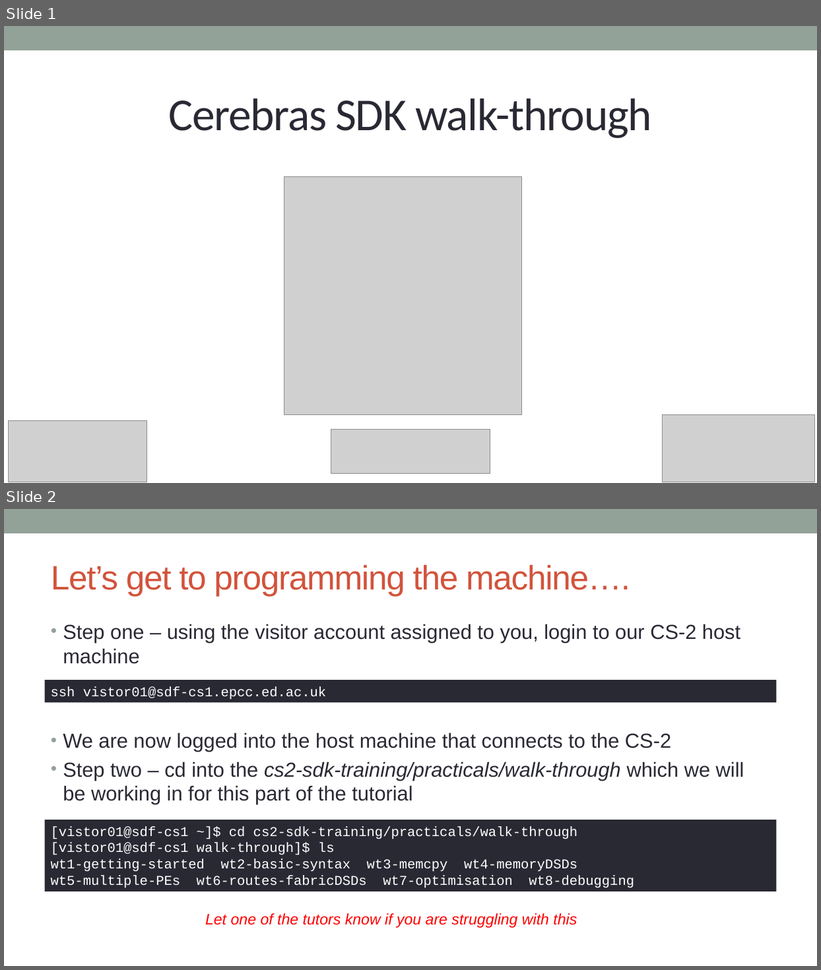
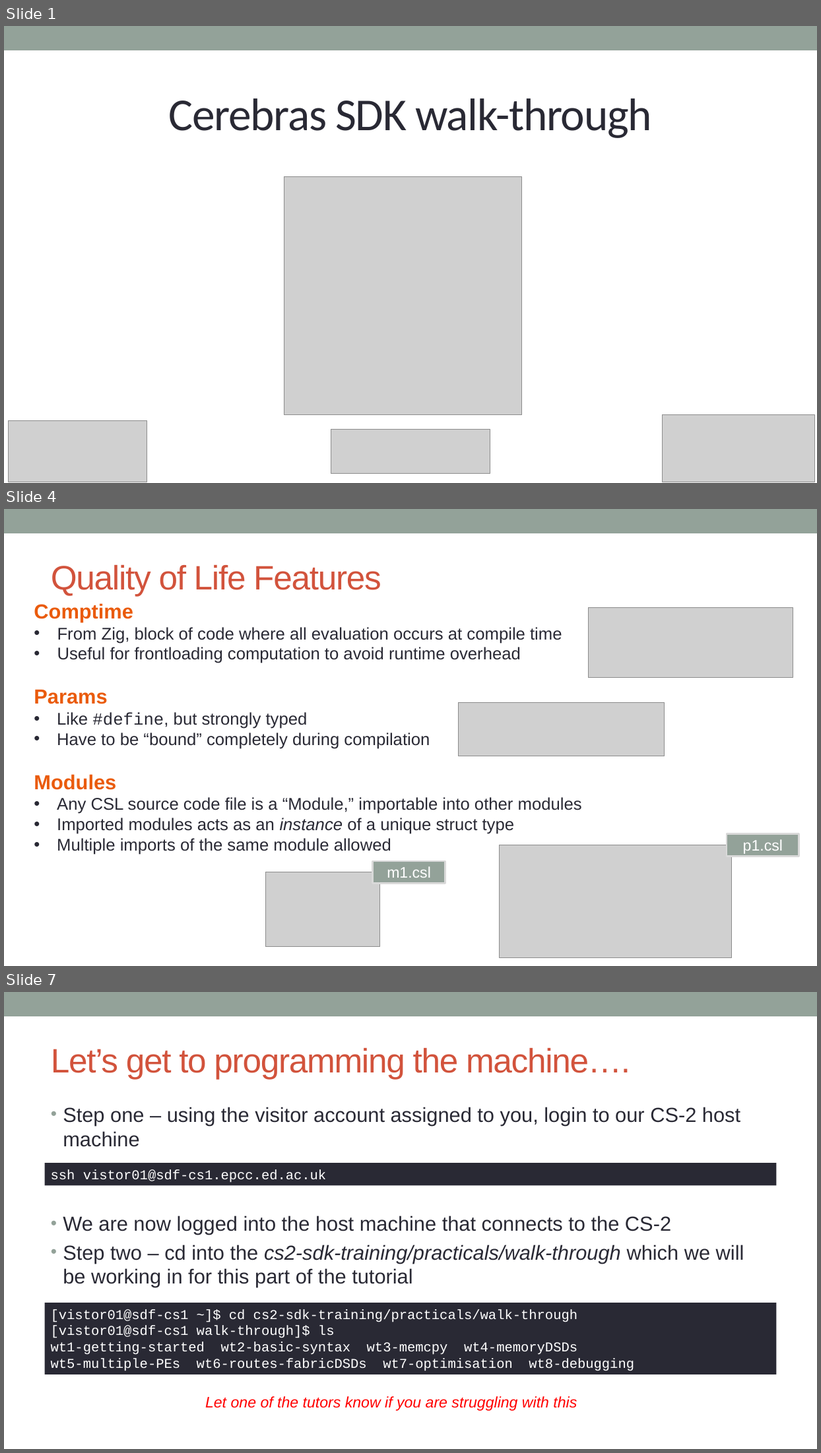
Before and after one commit to EPCCed/cs2-sdk-training, a slide deck: lectures/Cerebras SDK walkthrough.pptx. Shown one above the other, each under a label of ours: slides 1 and 2 before the commit, slides 1, 4 and 7 after it; the slides between them are not shown. The pictures are 821x970 and 821x1453 pixels, drawn with LibreOffice and Linux fonts; fonts in the diff are those of the drawing; grey boxes stand for pictures. Boxes give left, top, right and bottom in pixels: in the first picture for what was removed or moved away, otherwise in the second. Text is boxed around its words. In the diff, an @@ line names an element or a change of style, - is before the commit and + after.

```diff
--- a/lectures/Cerebras SDK walkthrough.pptx
+++ b/lectures/Cerebras SDK walkthrough.pptx
@@ slide 4 added at [4,509,817,966], background #FFFFFF; not listed: 1 template element that a slide beside it also shows @@
@@ title added at [51,565,382,596], 40 pt, text #D2533C @@
+Quality of Life Features
@@ text added at [34,603,582,855], 20 pt, text #292934 @@
+Comptime
+• From Zig, block of code where all evaluation occurs at compile time
+• Useful for frontloading computation to avoid runtime overhead
+Params
+• Like #define, but strongly typed
+• Have to be “bound” completely during compilation
+Modules
+• Any CSL source code file is a “Module,” importable into other modules
+• Imported modules acts as an instance of a unique struct type
+• Multiple imports of the same module allowed
@@ picture added at [588,608,793,678] @@
@@ picture added at [459,703,665,757] @@
@@ picture added at [499,845,732,958] @@
@@ rounded rectangle added at [727,834,799,856], fill #93A299, outline #D9D9D9 2.08 pt, 18 pt, text #FFFFFF @@
+p1.csl
@@ rounded rectangle added at [373,861,446,883], fill #93A299, outline #D9D9D9 2.08 pt, 18 pt, text #FFFFFF @@
+m1.csl
@@ picture added at [265,873,380,947] @@
@@ what was slide 2 is now slide 7 @@
```
Also in this commit, not shown: 4 other slides added.
